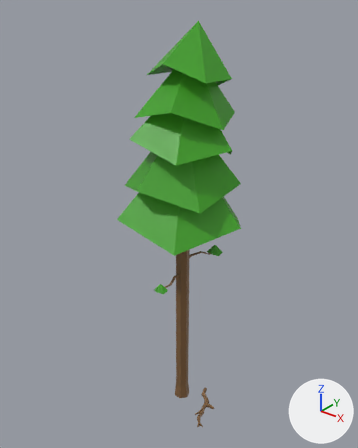
The Blender file Blenderfiles/Pinienbaum.blend, before and after one commit.
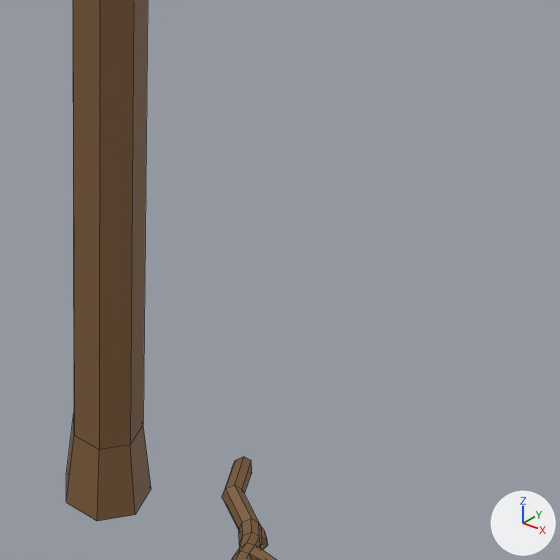
Old and new are each drawn whole from a 50 mm camera at (1.98, -2.503, 3.138) aimed at (-0.059, 0.046, 1.557) and again close up on the part from 46% to 72% of the width and 69% to 90% of the height. Every picture has the same lights, and +X, +Y and +Z are marked at lower right. The close-ups show mesh edges as thin lines.

The first close-up shows 'Tree_01'.
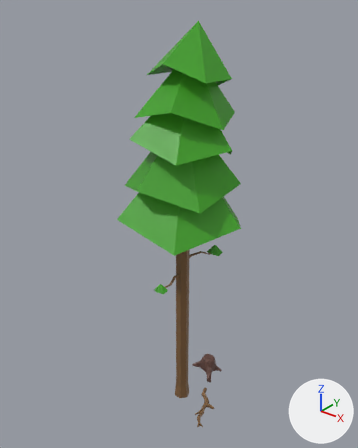
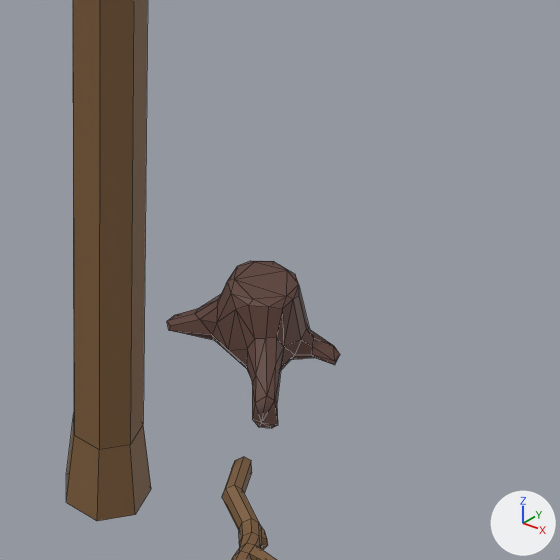
The newer file is also turned or shifted as a whole; pictures and numbers use the older file's frame.

Changed parts and their boxes [x1, y1, x2, y2] in the close-ups (560 x 560 px):
'Tree_01', reshaped: before [66, 0, 276, 560]; after [66, 0, 340, 560]
part 1 of me_cylinder_001, added (brown): after [167, 261, 340, 428]

The change, as a diff of the scene's bpy script:
```diff
--- a/Blenderfiles/Pinienbaum.blend.py
+++ b/Blenderfiles/Pinienbaum.blend.py
@@ mat_material_001 @@
+mat_material_001 = principled_material('Material.001')
+mat_material_001.base_color = (0.124, 0.0609, 0.0485)  # brown #63463e
+mat_material_001.specular_ior_level = 0.327
@@ me_cylinder_001 @@
 # used by ob_tree_01; location = (0.0, 0.0, 0.0)
-me_cylinder_001.from_pydata(...)  # 259 vertices, 245 faces; spans x -0.47..0.47, y -0.43..0.41, z 0.0..2.93
+me_cylinder_001.from_pydata(...)  # 368 vertices, 422 faces; spans x -0.47..0.47, y -0.43..0.5, z 0.0..2.93
+# me_cylinder_001 part 1: a new loose piece of 109 vertices spanning x -0.13..0.14, y 0.23..0.5, z 0.0..0.13, in mat_material_001 (brown #63463e)
 me_cylinder_001.materials.append(mat_braun)
 me_cylinder_001.materials.append(mat_grün)
+me_cylinder_001.materials.append(mat_material_001)  # brown #63463e
```
